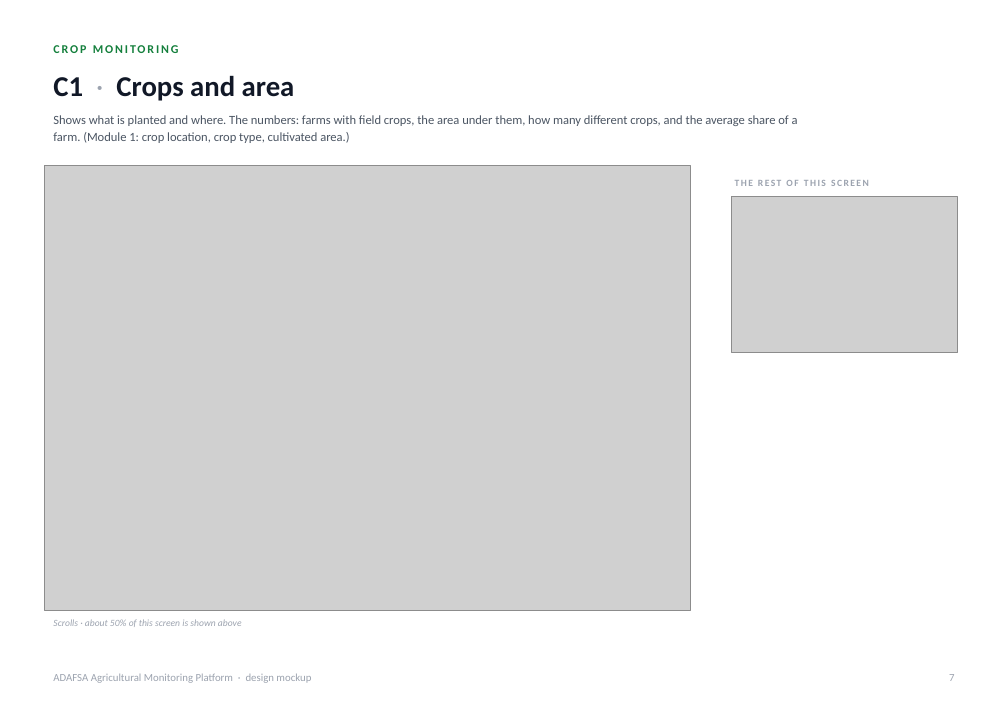
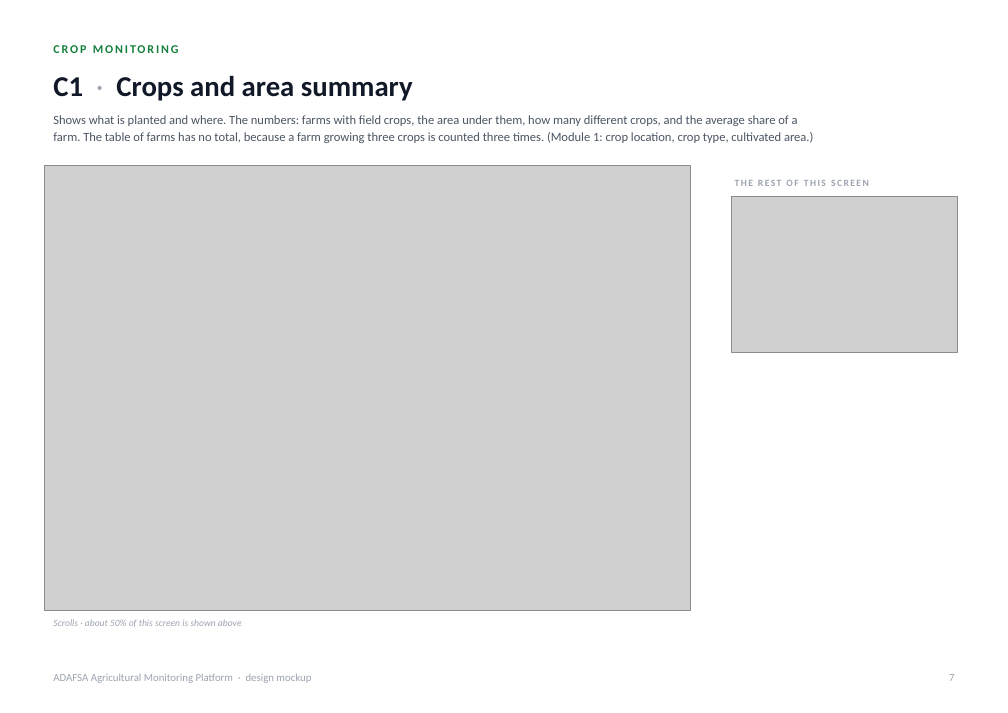
Before and after one commit to romainbigare/adafsa-mockup, a slide deck: slide 7 of docs/ADAFSA_Platform_Screens.pptx. Drawn at 1008x713 pixels with LibreOffice and Linux fonts; fonts in the diff are those of the drawing; grey boxes stand for pictures. Boxes give left, top, right and bottom in pixels: in the first picture for what was removed or moved away, otherwise in the second. Text is boxed around its words. In the diff, an @@ line names an element or a change of style, - is before the commit and + after.

```diff
--- a/docs/ADAFSA_Platform_Screens.pptx
+++ b/docs/ADAFSA_Platform_Screens.pptx
@@ text at (53,75,413,101): text changed @@
-C1 · Crops and area
+C1 · Crops and area summary
@@ text at (53,115,813,143): text changed @@
-Shows what is planted and where. The numbers: farms with field crops, the area under them, how many different crops, and the average share of a farm. (Module 1: crop location, crop type, cultivated area.)
+Shows what is planted and where. The numbers: farms with field crops, the area under them, how many different crops, and the average share of a farm. The table of farms has no total, because a farm growing three crops is counted three times. (Module 1: crop location, crop type, cultivated area.)
```
Also in this commit, not shown: 28 other slides changed, 1 slide added, 40 other files.
